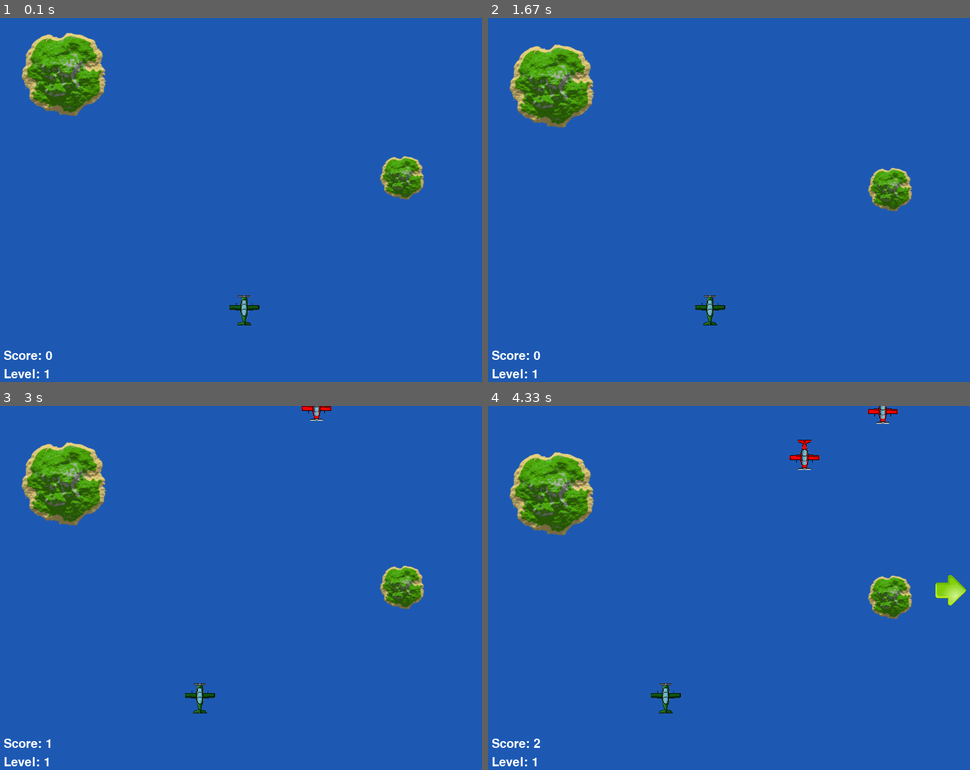
Above: before the commit, frames 1-4 (two rows, left to right).
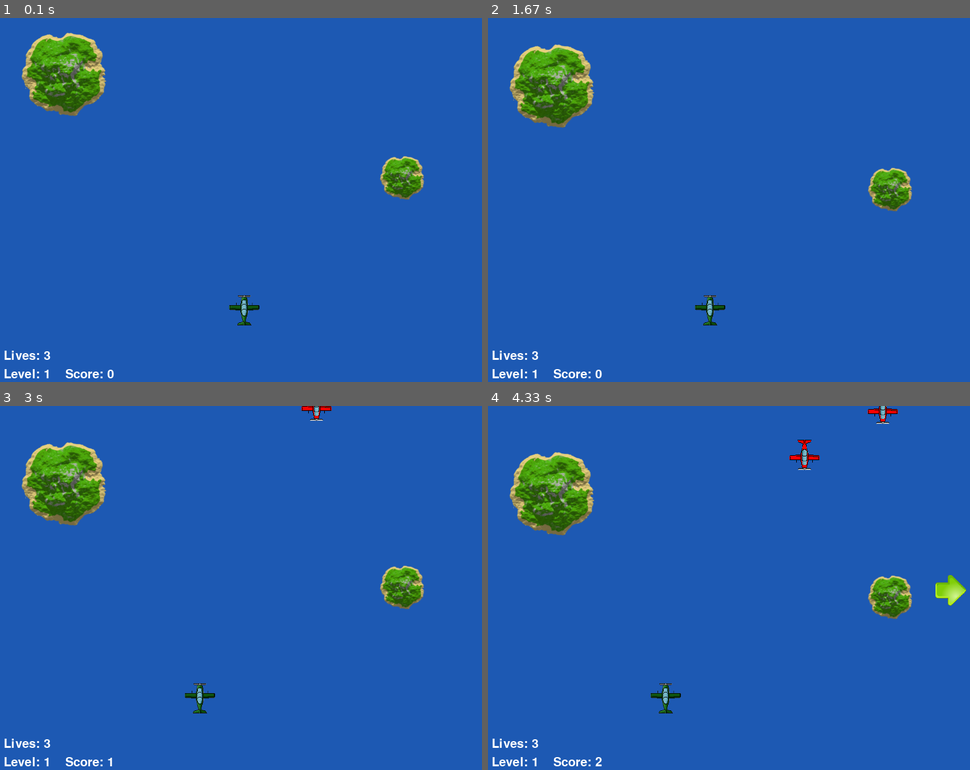
Above: after the commit, the same moments.

Repository: Opus110/opus110
Game: pygame game, started from InterfaceSSVEP/interfaceSSVEP.py
The game is run twice, just before and just after one commit, with the same random seed, the same clock (stepped at 60 frames per second) and the same inputs. The source is Python 2; it was converted automatically to run under Python 3.
Inputs (mouse positions are in pixels of both pictures, inside the frame that each line leads up to):
- Up to frame 1 (0.1 s): no input
- Up to frame 2 (1.67 s): click (733, 203) at 0.38 s; click (733, 225) at 0.72 s; click (579, 145) at 1.05 s; click (912, 331) at 1.38 s
- Up to frame 3 (3 s): click (255, 467) at 1.72 s; click (221, 686) at 2.05 s; click (226, 526) at 2.38 s; click (173, 515) at 2.72 s
- Up to frame 4 (4.33 s): click (902, 686) at 3.05 s; click (569, 628) at 3.38 s; click (835, 526) at 3.72 s; click (589, 518) at 4.05 s

The runs differ from the first frame. In frame 1, 0.3% of the frame differs, in the area x 0-24%, y 91-99%; in frame 2, 0.3%; in frame 3, 0.2%; in frame 4, 0.2%.

Commit message:
Mejoras en el Scoreboard

Diff:
--- a/InterfaceSSVEP/ScoreBoard.py
+++ b/InterfaceSSVEP/ScoreBoard.py
@@ -25,11 +25,11 @@
 
 
 class ScoreLabel(SpriteText):
-	position = [0,0]
 	def __init__ (self, width, height):
 		SpriteText.__init__(self, width, height)
 		self.setText("Score: ")
-		self.setPosition(self.margin,height-(self.rect.h+self.margin)*2)
+		self.setPosition(self.margin+100, height-(self.rect.h+self.margin)*1)
+
 		pass
 
 	def update(self, *args):
@@ -40,7 +40,6 @@
 	pass
 
 class LevelLabel(SpriteText):
-	position = [0,0]
 	def __init__ (self, width, height):
 		SpriteText.__init__(self, width, height)
 		self.setText("Level: ")
@@ -53,3 +52,37 @@
 		self.setText(text)
 		pass
 	pass
+
+class LivesLabel(SpriteText):
+	def __init__ (self, width, height):
+		SpriteText.__init__(self, width, height)
+		self.setText("Lives: ")
+		self.setPosition(self.margin,height-(self.rect.h+self.margin)*2)
+		pass
+
+	def update(self, *args):
+		gamestate = args[0]
+		text = "Lives: "+str(gamestate.lives)
+		self.setText(text)
+		pass
+	pass
+
+class ScoreBoard():
+	def __init__(self,width,height):
+		self.color = colors["black"]
+		self.width = width
+		self.height = height
+		self.scoreboard = pygame.sprite.Group()
+		self.scorel = ScoreLabel(width,height)
+		self.levell = LevelLabel(width,height)
+		self.livesLabel =  LivesLabel(width,height)
+		self.scoreboard.add(self.scorel)
+		self.scoreboard.add(self.levell)
+		self.scoreboard.add(self.livesLabel)
+		pass
+	def draw(self, scren, gamestate):
+		#pygame.draw.rect(scren, self.color, (5, self.height - 75, 250,70))
+		self.scoreboard.update(gamestate)
+		self.scoreboard.draw(scren)
+		pass
+	pass
--- a/InterfaceSSVEP/interfaceSSVEP.py
+++ b/InterfaceSSVEP/interfaceSSVEP.py
@@ -23,15 +23,13 @@
 allSprites = pygame.sprite.Group()
 enemies =  pygame.sprite.Group()
 players = pygame.sprite.Group()
-scoreboard = pygame.sprite.Group()
 
+#creating all game objects
 background =  BackgroundVScrolling(width,height)
 leftarrow = Arrow(width,height,True, frec = 10)
 rightarrow = Arrow(width,height,False, frec = 14)
 avatar = Avatar(width,height)
-scorel = ScoreLabel(width,height)
-levell = LevelLabel(width,height)
-
+scoreboard = ScoreBoard(width,height)
 
 for i in range(3):
 	enemy =  Enemy((width,height))
@@ -43,11 +41,6 @@
 
 allSprites.add(avatar)
 players.add(avatar)
-scoreboard.add(scorel)
-allSprites.add(scorel)
-scoreboard.add(levell)
-allSprites.add(levell)
-
 avatar.allSprites = allSprites
 
 #Game loop
@@ -62,13 +55,13 @@
 	gameState.update()
 
 	#these are not a sprites properly
+	#Other shapes or sprites
 	background.draw(screen,gameState)
-	leftarrow.draw(screen,milliseconds,gameState)
-	rightarrow.draw(screen,milliseconds,gameState)
 
+
+	#sprites
 	players.update(gameState)
 	enemies.update(gameState)
-	scoreboard.update(gameState)
 
 	colisionList = pygame.sprite.spritecollide(avatar, enemies,False)
 	if avatar.blink == False:
@@ -81,4 +74,7 @@
 			gameState.lives -=1
 
 	allSprites.draw(screen) #draws all sprites
+	leftarrow.draw(screen,milliseconds,gameState)
+	rightarrow.draw(screen,milliseconds,gameState)
+	scoreboard.draw(screen,gameState)
 	pygame.display.flip()
